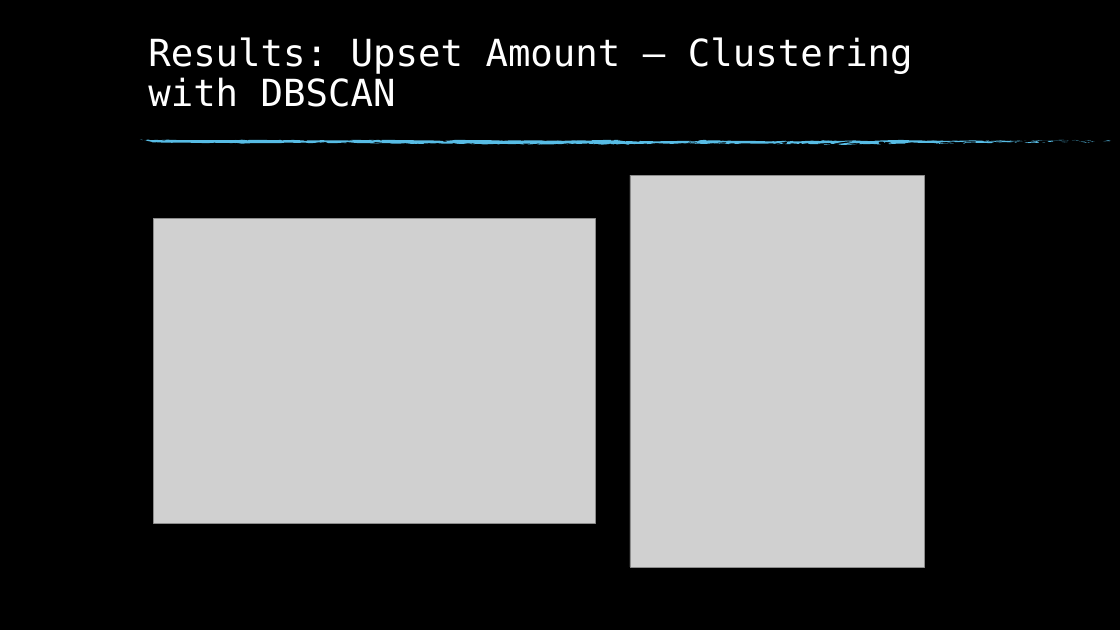
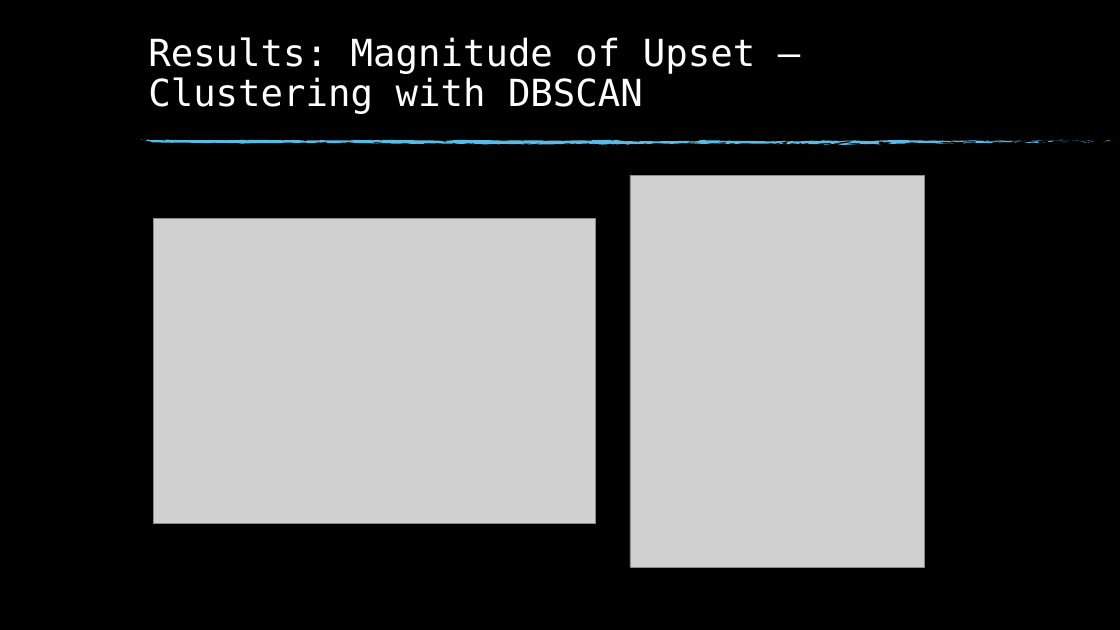
Before and after one commit to msnyde8/Graduate_Project-Upset_Potential, a slide deck: slide 12 of Upset Potential in the NFL.pptx. Drawn at 1120x630 pixels with LibreOffice and Linux fonts; fonts in the diff are those of the drawing; grey boxes stand for pictures; background and template pictures are left out. Boxes give left, top, right and bottom in pixels: in the first picture for what was removed or moved away, otherwise in the second. Text is boxed around its words. In the diff, an @@ line names an element or a change of style, - is before the commit and + after.

```diff
--- a/Upset Potential in the NFL.pptx
+++ b/Upset Potential in the NFL.pptx
@@ title at (x1=148, y1=37, x2=755, y2=114): text changed @@
-Results: Upset Amount – Clustering with DBSCAN
+Results: Magnitude of Upset – Clustering with DBSCAN
```
Also in this commit, not shown: 9 other slides changed, 6 slides added, 1 slide removed, 3 other files.
